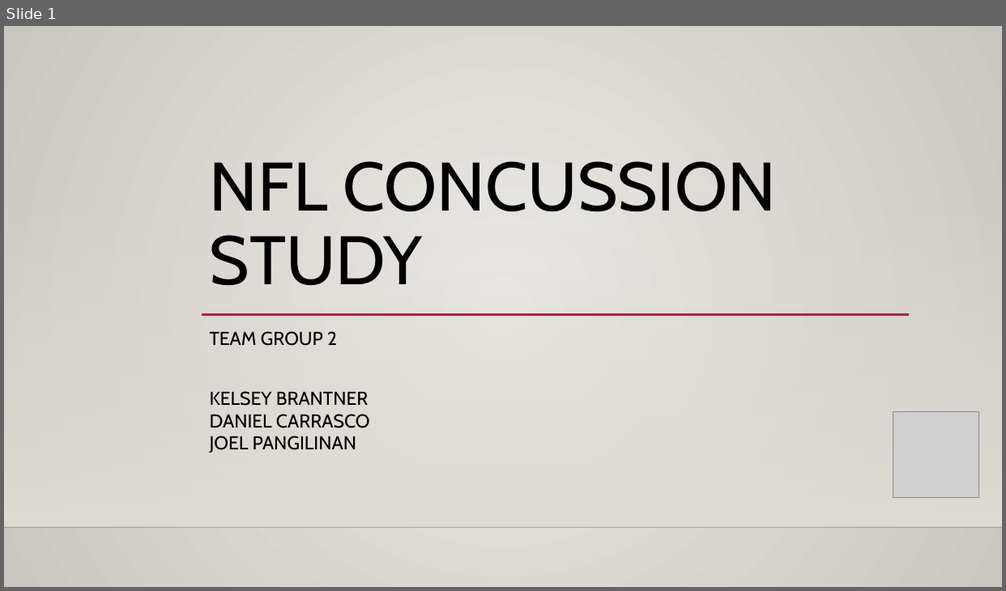
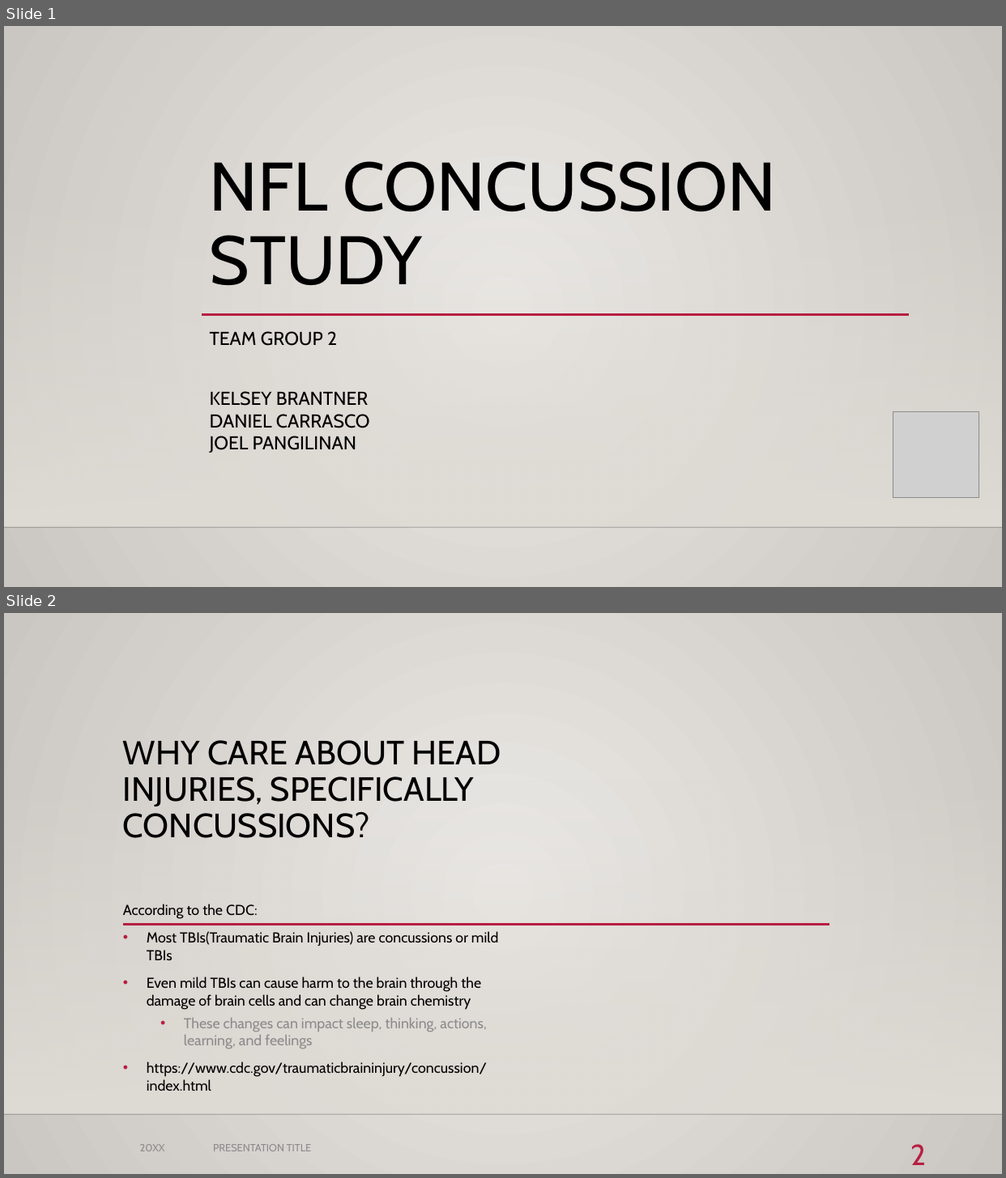
Before and after one commit to DunieCarrasco/nfl_concussion_analysis, a slide deck: NFL_concussion_study.pptx. Shown one above the other, each under a label of ours: slide 1 before the commit, slides 1 and 2 after it. The pictures are 1006x591 and 1006x1178 pixels, drawn with LibreOffice and Linux fonts; fonts in the diff are those of the drawing; grey boxes stand for pictures; background and template pictures are left out. Boxes give left, top, right and bottom in pixels: in the first picture for what was removed or moved away, otherwise in the second. Text is boxed around its words. In the diff, an @@ line names an element or a change of style, - is before the commit and + after.

```diff
--- a/NFL_concussion_study.pptx
+++ b/NFL_concussion_study.pptx
@@ slide 2 added at <box>4,613,1002,1174</box>, background gradient #ECEAE7 to #CAC7C1; not listed: 2 template elements that a slide beside it also shows @@
@@ title added at <box>123,740,501,838</box>, 32.4 pt, text #000000 @@
+WHY CARE ABOUT HEAD INJURIES, SPECIFICALLY CONCUSSIONS?
@@ text added at <box>123,904,498,1092</box>, 13.9 pt, text #000000 @@
+According to the CDC:
+• Most TBIs(Traumatic Brain Injuries) are concussions or mild TBIs
+• Even mild TBIs can cause harm to the brain through the damage of brain cells and can change brain chemistry
+  • These changes can impact sleep, thinking, actions, learning, and feelings
+• https://www.cdc.gov/traumaticbraininjury/concussion/index.html
@@ line added from (123, 924) to (829, 924), #B71E42 2.5 pt @@
@@ text added at <box>140,1144,165,1152</box>, 10 pt, text #8C8C8C @@
+20XX
@@ text added at <box>213,1144,311,1152</box>, 10 pt, text #8C8C8C @@
+PRESENTATION TITLE
@@ page number added at <box>910,1144,926,1165</box>, 28 pt, text #B71E42 @@
+2
```
Also in this commit, not shown: 2 slides changed, 10 other slides added.
